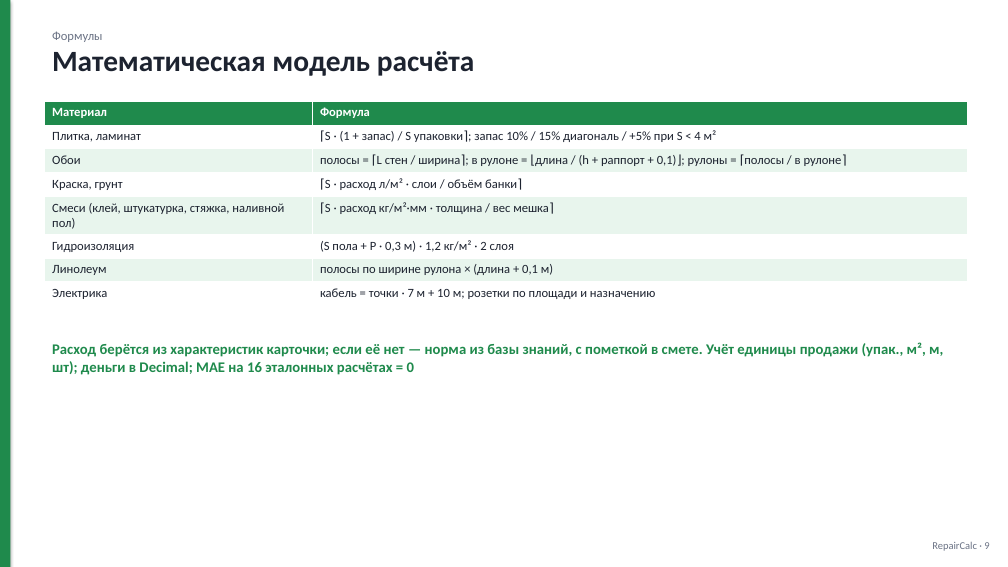
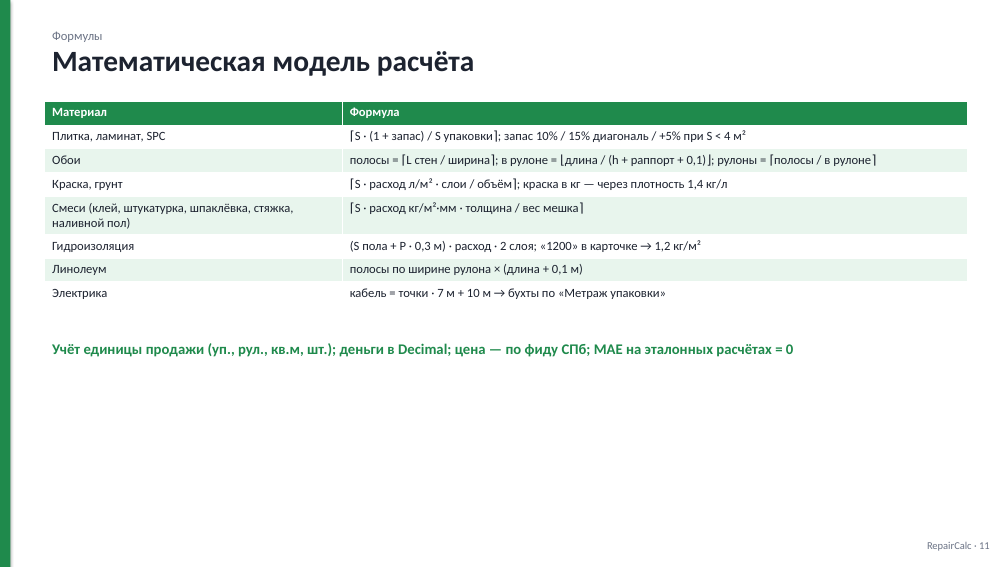
Before and after one commit to kragimov07-rgb/https---github.com-kragimov07-rgb-Clark, a slide deck: slide 11 of docs/RepairCalc.pptx (slide 9 before the commit). Drawn at 1008x567 pixels with LibreOffice and Linux fonts; fonts in the diff are those of the drawing. Boxes give left, top, right and bottom in pixels: in the first picture for what was removed or moved away, otherwise in the second. Text is boxed around its words. In the diff, an @@ line names an element or a change of style, - is before the commit and + after.

```diff
--- a/docs/RepairCalc.pptx
+++ b/docs/RepairCalc.pptx
@@ table at box(45, 101, 968, 303) @@
-row 2, column 1: Плитка, ламинат
+row 2, column 1: Плитка, ламинат, SPC
-row 4, column 2: ⌈S · расход л/м² · слои / объём банки⌉
+row 4, column 2: ⌈S · расход л/м² · слои / объём⌉; краска в кг — через плотность 1,4 кг/л
-row 5, column 1: Смеси (клей, штукатурка, стяжка, наливной пол)
+row 5, column 1: Смеси (клей, штукатурка, шпаклёвка, стяжка, наливной пол)
-row 6, column 2: (S пола + P · 0,3 м) · 1,2 кг/м² · 2 слоя
+row 6, column 2: (S пола + P · 0,3 м) · расход · 2 слоя; «1200» в карточке → 1,2 кг/м²
-row 8, column 2: кабель = точки · 7 м + 10 м; розетки по площади и назначению
+row 8, column 2: кабель = точки · 7 м + 10 м → бухты по «Метраж упаковки»
@@ text at box(52, 343, 793, 357): text changed @@
-Расход берётся из характеристик карточки; если её нет — норма из базы знаний, с пометкой в смете. Учёт единицы продажи (упак., м², м, шт); деньги в Decimal; MAE на 16 эталонных расчётах = 0
+Учёт единицы продажи (уп., рул., кв.м, шт.); деньги в Decimal; цена — по фиду СПб; MAE на эталонных расчётах = 0
@@ text at box(927, 542, 990, 551): text changed @@
-RepairCalc · 9
+RepairCalc · 11
```
Also in this commit, not shown: 13 other slides changed, 2 slides added, 31 other files.
